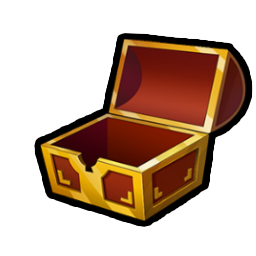
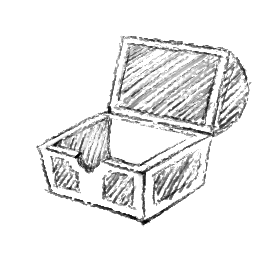
Revision of a layered 256x256 image; what changed, layer by layer:
added layer "图层 3" above "6adfcdca26b834638d86ea19b51a30c" over (x1=36, y1=35, x2=252, y2=227)
hid "图层 1", opacity 100% → 15% over (x1=40, y1=39, x2=247, y2=221)
